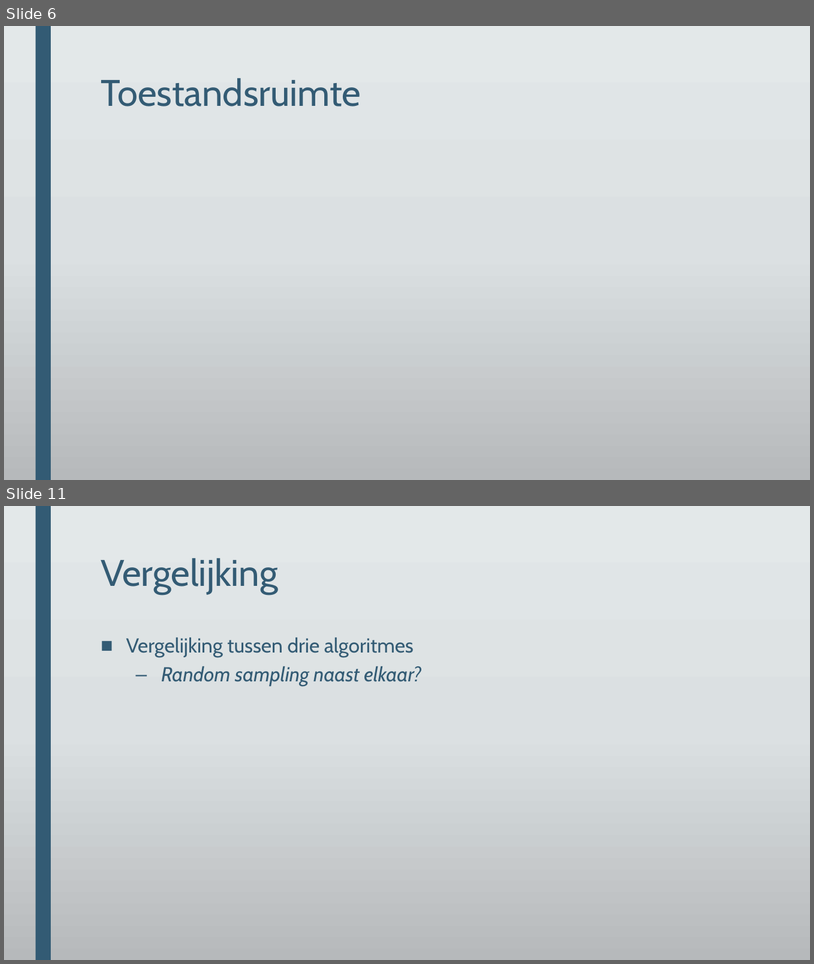
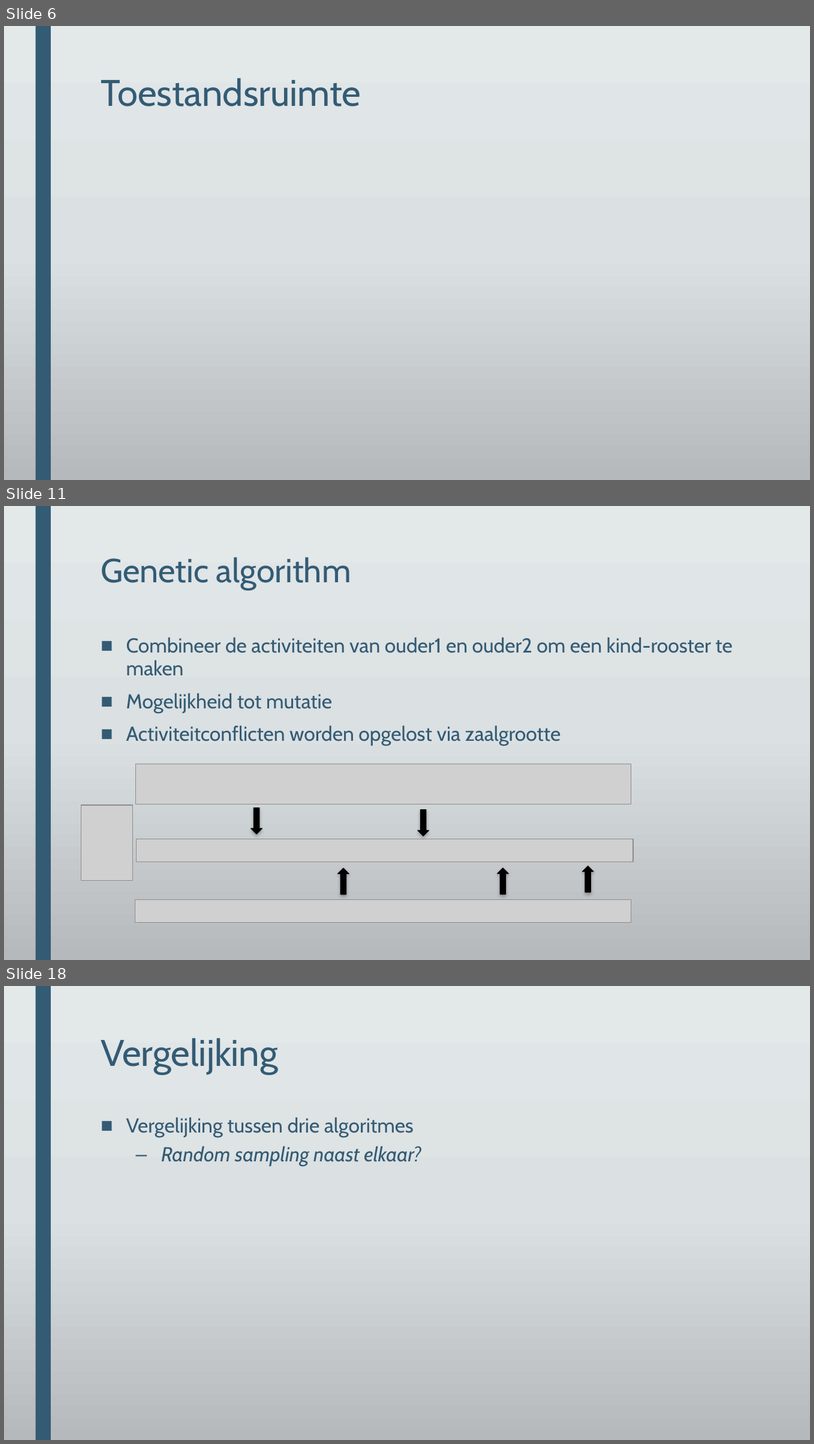
Before and after one commit to DeRoostermakers/Heuristieken, a slide deck: Presentaties/storyboard eindpresentatie.pptx. Shown one above the other, each under a label of ours: slides 6 and 11 before the commit, slides 6, 11 and 18 after it; the slides between them are not shown. The pictures are 814x964 and 814x1444 pixels, drawn with LibreOffice and Linux fonts; fonts in the diff are those of the drawing; grey boxes stand for pictures; background and template pictures are left out. Boxes give left, top, right and bottom in pixels: in the first picture for what was removed or moved away, otherwise in the second. Text is boxed around its words. In the diff, an @@ line names an element or a change of style, - is before the commit and + after.

```diff
--- a/Presentaties/storyboard eindpresentatie.pptx
+++ b/Presentaties/storyboard eindpresentatie.pptx
@@ slide 11 added at (4, 506, 810, 960), background gradient #E3E8EA to #DCE0E2 to #B6BABC; not listed: 1 template element that a slide beside it also shows @@
@@ title added at (101, 557, 351, 589), 39.6 pt, text #335B74 @@
+Genetic algorithm
@@ text added at (126, 637, 732, 745), 24 pt, text #335B74 @@
+■ Combineer de activiteiten van ouder1 en ouder2 om een kind-rooster te maken
+■ Mogelijkheid tot mutatie
+■ Activiteitconflicten worden opgelost via zaalgrootte
@@ picture added at (136, 764, 632, 804) @@
@@ picture added at (81, 805, 133, 880) @@
@@ right arrow added at (251, 808, 263, 834), fill #000000, outline #000000 0.75 pt @@
@@ right arrow added at (418, 810, 429, 835), fill #000000, outline #000000 0.75 pt @@
@@ picture added at (137, 839, 634, 862) @@
@@ right arrow added at (338, 868, 350, 894), fill #000000, outline #000000 0.75 pt @@
@@ right arrow added at (498, 868, 509, 894), fill #000000, outline #000000 0.75 pt @@
@@ right arrow added at (582, 866, 594, 892), fill #000000, outline #000000 0.75 pt @@
@@ picture added at (135, 899, 632, 922) @@
@@ what was slide 11 is now slide 18 @@
```
Also in this commit, not shown: 4 slides changed, 9 other slides added, 3 slides removed, 6 other files.
